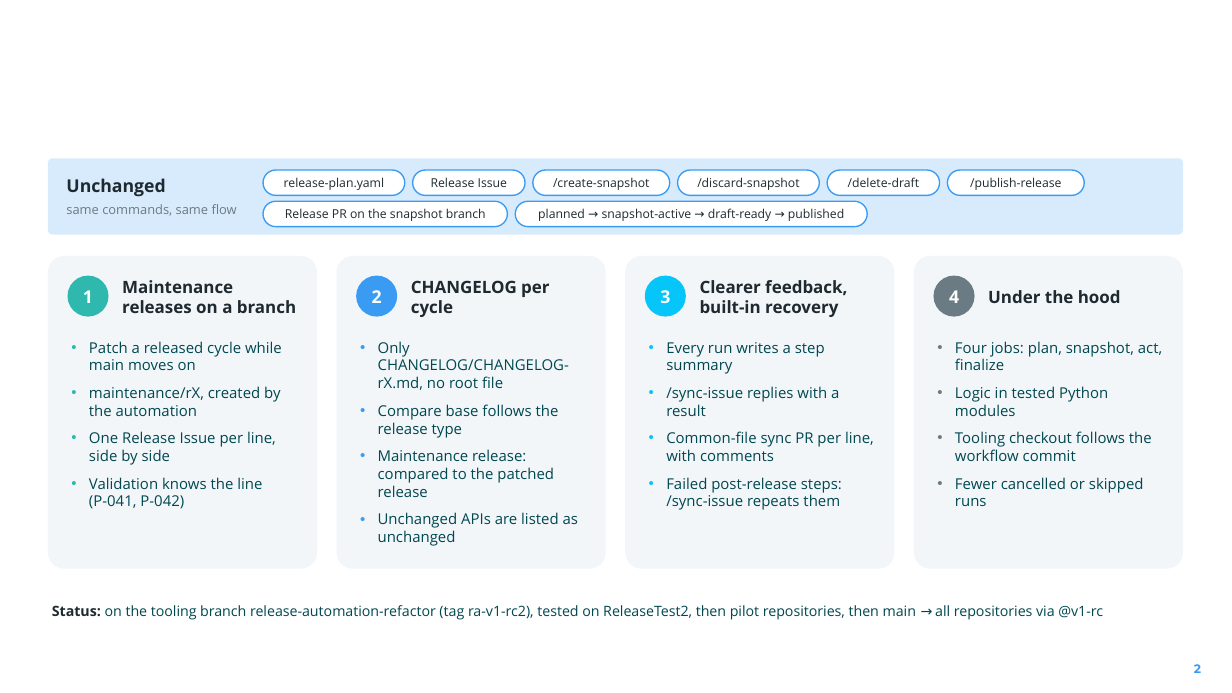
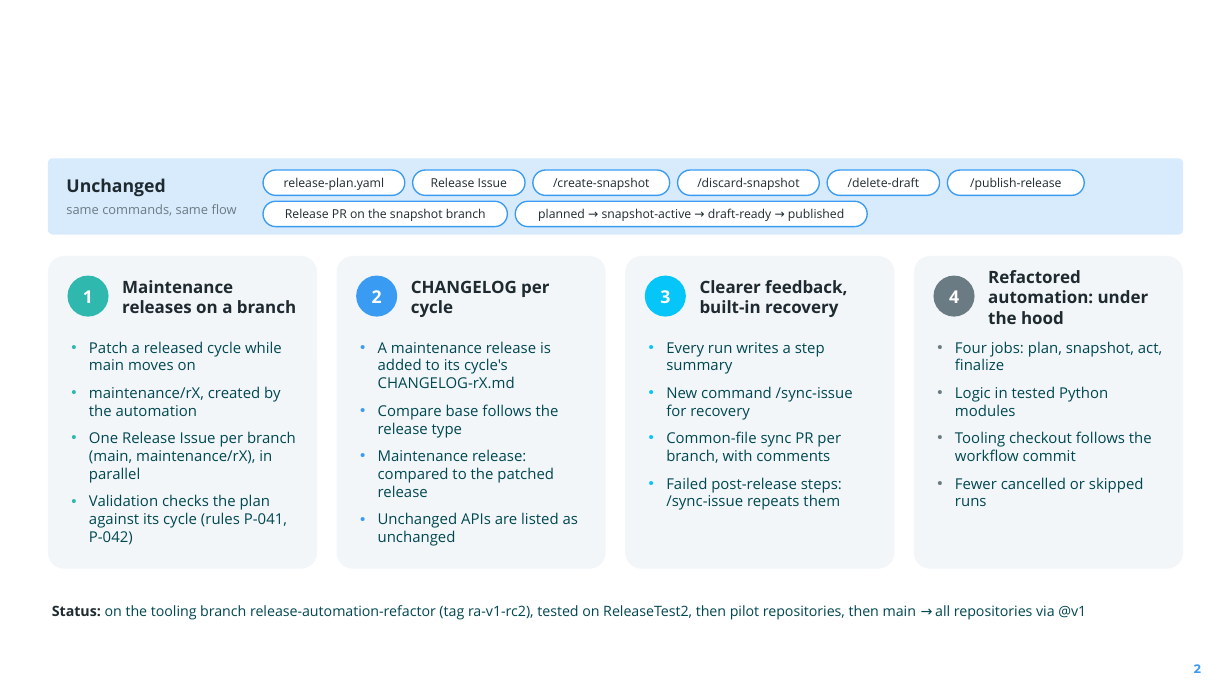
Before and after one commit to camaraproject/ReleaseManagement, a slide deck: slide 2 of documentation/SupportingDocuments/2026-10-27_CAMARA_Release_Process_Refactor_Update.pptx. Drawn at 1232x693 pixels with LibreOffice and Linux fonts; fonts in the diff are those of the drawing; background and template pictures are left out. Boxes give left, top, right and bottom in pixels: in the first picture for what was removed or moved away, otherwise in the second. Text is boxed around its words. In the diff, an @@ line names an element or a change of style, - is before the commit and + after.

```diff
--- a/documentation/SupportingDocuments/2026-10-27_CAMARA_Release_Process_Refactor_Update.pptx
+++ b/documentation/SupportingDocuments/2026-10-27_CAMARA_Release_Process_Refactor_Update.pptx
@@ text at (x1=988, y1=270, x2=1149, y2=324): text changed @@
-Under the hood
+Refactored automation: under the hood
@@ text at (x1=378, y1=341, x2=551, y2=388): text changed @@
-• Only CHANGELOG/CHANGELOG-rX.md, no root file
+• A maintenance release is added to its cycle's CHANGELOG-rX.md
@@ text at (x1=666, y1=386, x2=853, y2=463): text changed @@
-• /sync-issue replies with a result
-• Common-file sync PR per line, with comments
+• New command /sync-issue for recovery
+• Common-file sync PR per branch, with comments
@@ text at (x1=89, y1=431, x2=296, y2=545): text changed @@
-• One Release Issue per line, side by side
-• Validation knows the line (P-041, P-042)
+• One Release Issue per branch (main, maintenance/rX), in parallel
+• Validation checks the plan against its cycle (rules P-041, P-042)
@@ text at (x1=52, y1=605, x2=1086, y2=620): text changed @@
-Status: on the tooling branch release-automation-refactor (tag ra-v1-rc2), tested on ReleaseTest2, then pilot repositories, then main → all repositories via @v1-rc
+Status: on the tooling branch release-automation-refactor (tag ra-v1-rc2), tested on ReleaseTest2, then pilot repositories, then main → all repositories via @v1
```
Also in this commit, not shown: 12 other slides changed, 1 other file.
